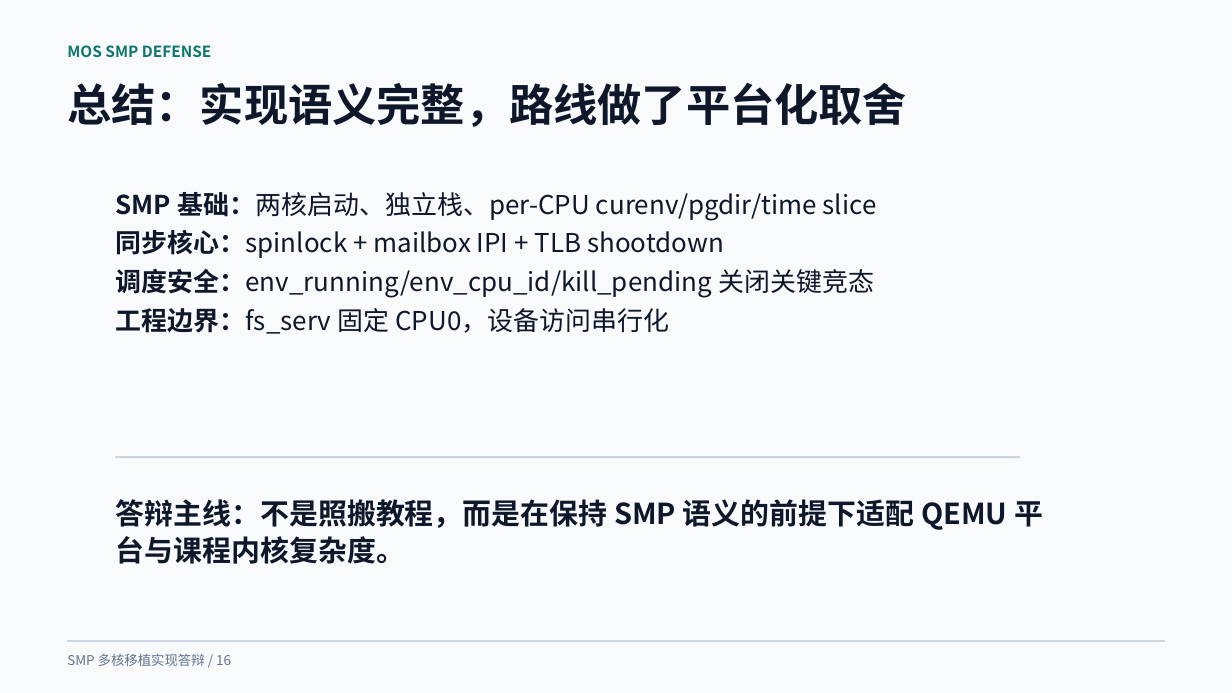
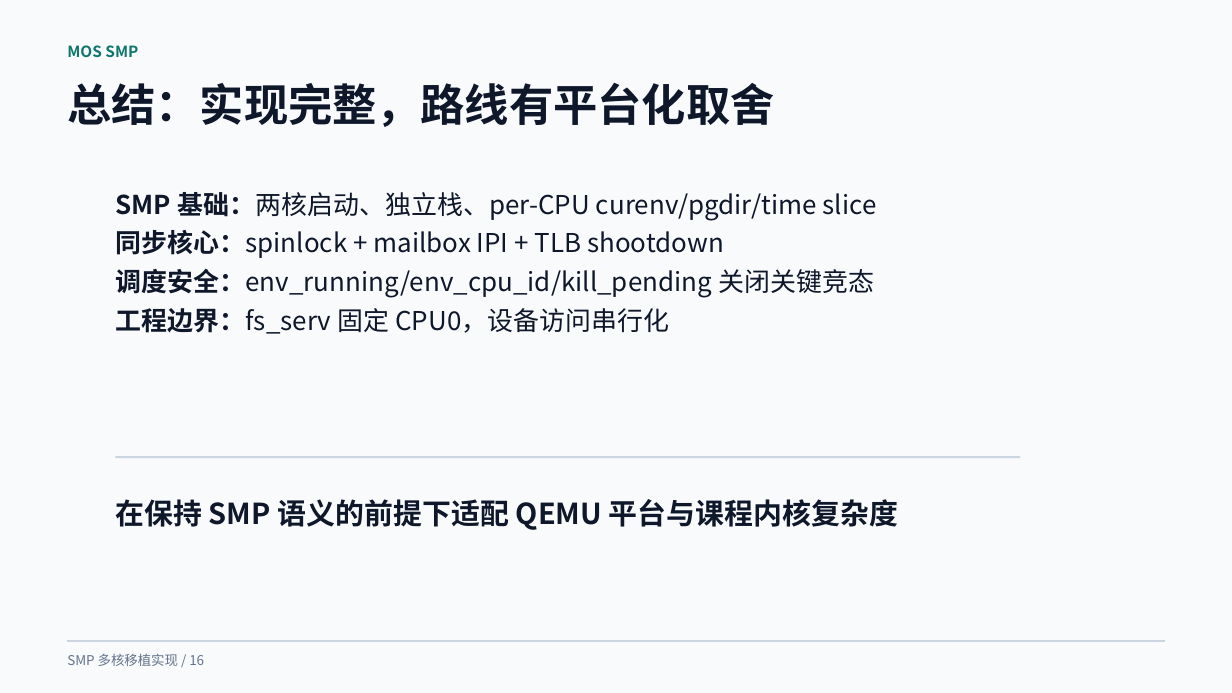
Before and after one commit to ventsdenye2/OS-challenging-Mission, a slide deck: slide 18 of smp-defense-redesign-v4.pptx. Drawn at 1232x693 pixels with LibreOffice and Linux fonts; fonts in the diff are those of the drawing. Boxes give left, top, right and bottom in pixels: in the first picture for what was removed or moved away, otherwise in the second. Text is boxed around its words. In the diff, an @@ line names an element or a change of style, - is before the commit and + after.

```diff
--- a/smp-defense-redesign-v4.pptx
+++ b/smp-defense-redesign-v4.pptx
@@ text at [67, 45, 138, 57]: text changed @@
-MOS SMP DEFENSE
+MOS SMP
@@ text at [67, 83, 774, 127]: text changed @@
-总结：实现语义完整，路线做了平台化取舍
+总结：实现完整，路线有平台化取舍
@@ text at [115, 499, 898, 530]: text changed @@
-答辩主线：不是照搬教程，而是在保持 SMP 语义的前提下适配 QEMU 平台与课程内核复杂度。
+在保持 SMP 语义的前提下适配 QEMU 平台与课程内核复杂度
@@ text at [67, 653, 204, 666]: text changed @@
-SMP 多核移植实现答辩 / 16
+SMP 多核移植实现 / 16
```
Also in this commit, not shown: 17 other slides changed.
